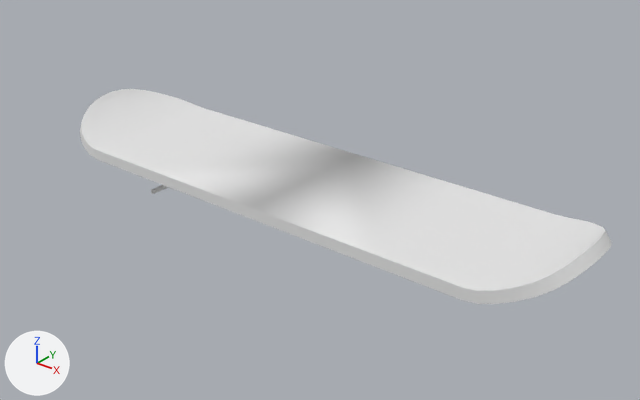
Renders of the FBX model Assets/fbx/skateboard.fbx from each side of a commit.
Rendered twice from a camera (50 mm lens) standing at (2.68, -3.24, 1.95) and looking at (0.06, 0.04, -0.09). Arrows for +X, +Y and +Z are at lower left; the lights stay in place. Where no turn or scale is listed for an object, it has been applied to the vertices. Vertices at the same position are counted once.

Names of what the first picture shows: 'board'.
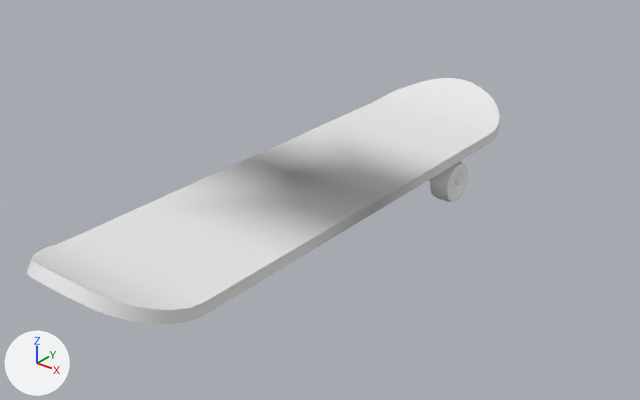
Pixel boxes (x1, y1, x2, y2) of what changed, in the pictures (640 x 400 px):
'board', mesh turned: before (80, 89, 612, 304); after (27, 78, 500, 324)
'wheel', moved (not visible before): after (430, 162, 468, 202)
'axis', moved: before (151, 185, 168, 194); after (455, 180, 461, 185)

The change in detail:
me_mesh has 88 vertices, 89 faces and spans x -1.58..1.58, y -0.43..0.43, z -0.03..0.18.
me_mesh is used by ob_board; location (0.0, 0.0, 0.0).
me_mesh part 1: the whole mesh is turned -90 degrees about the z axis through its middle.
Object 'wheel' (ob_wheel) moves from (-0.895, 0.439, -0.2) to (0.329, 0.895, -0.2).
Object 'suspension' (ob_suspension) moves from (-0.893, 0.11, -0.102) to (0.0, 0.893, -0.102).
Object 'axis' (ob_axis) moves from (-0.894, 0.11, -0.198) to (0.0, 0.894, -0.198).
